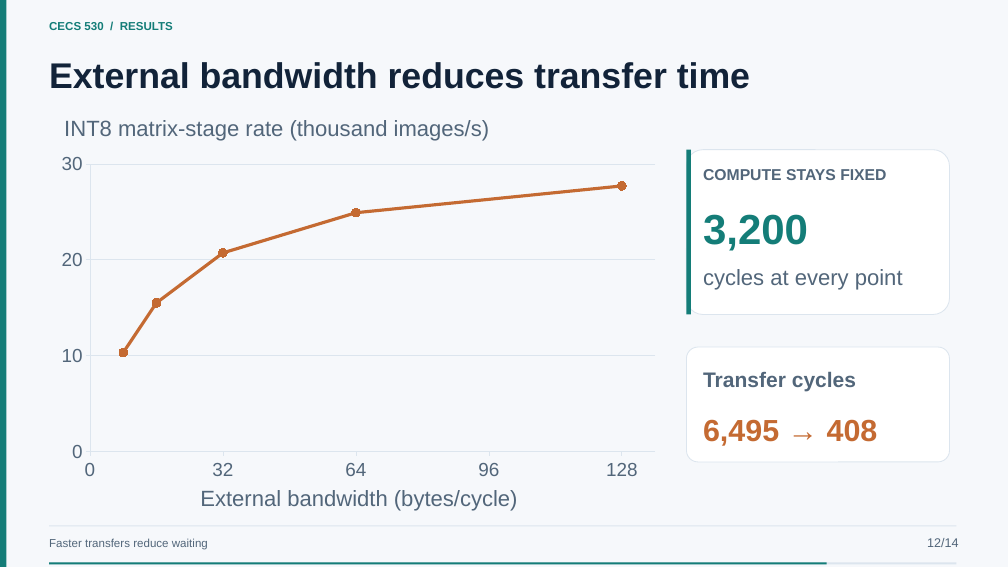
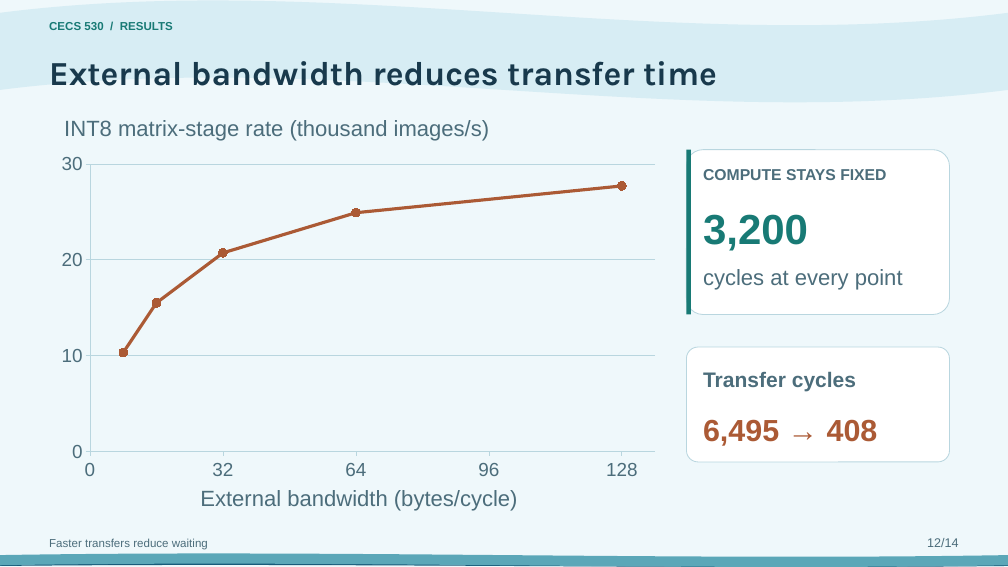
Before and after one commit to EnragedWaters/CECS-530-Quantized-Neural-Network-Accelerator, a slide deck: slide 12 of presentation/project-presentation.pptx. Drawn at 1008x567 pixels with LibreOffice and Linux fonts; fonts in the diff are those of the drawing. Boxes give left, top, right and bottom in pixels: in the first picture for what was removed or moved away, otherwise in the second. Text is boxed around its words. In the diff, an @@ line names an element or a change of style, - is before the commit and + after.

Commit message:
Use Ocean Waves theme for project presentation

```diff
--- a/presentation/project-presentation.pptx
+++ b/presentation/project-presentation.pptx
@@ background #F6F8FB to #EFF8FB @@
@@ rectangle removed at (0, 0, 7, 567) @@
@@ wave added at (0, 0, 1008, 103), fill #D7EDF4 @@
@@ text "CECS 530 / RESULTS" at (49, 22, 173, 30): text colour #147D78 to #187A75 @@
@@ text "External bandwidth reduces transfer time" at (49, 61, 717, 86): size 34 to 32 pt, font Arial to Karla, text colour #122339 to #18394C @@
@@ scatter lines chart at (49, 147, 668, 487) @@
@@ colour of Series 1 #C46A32 to #AB5A35 @@
@@ category axis changed @@
@@ value axis changed @@
@@ background changed @@
@@ lettering changed @@
@@ rounded rectangle at (687, 150, 950, 315): outline #DCE5EE 0.8 pt to #B9D6DF 0.8 pt @@
@@ rectangle at (687, 150, 691, 315): fill #147D78 to #187A75 @@
@@ rounded rectangle at (687, 347, 950, 462): outline #DCE5EE 0.8 pt to #B9D6DF 0.8 pt @@
@@ text "6,495 → 408" at (703, 419, 878, 446): text colour #C46A32 to #AB5A35 @@
@@ text "Faster transfers reduce waiting" at (49, 538, 208, 550): text colour #52667A to #4C6D7B @@
@@ text "12/14" at (927, 538, 958, 547): text colour #52667A to #4C6D7B @@
@@ wave added at (0, 559, 1008, 567), fill #175B7A @@
@@ wave added at (0, 554, 1008, 567), fill #5BA7B8 @@
@@ rectangle removed at (49, 563, 957, 565) @@
@@ rectangle removed at (49, 563, 827, 565) @@
```
Also in this commit, not shown: 17 other slides changed, 2 other files.
